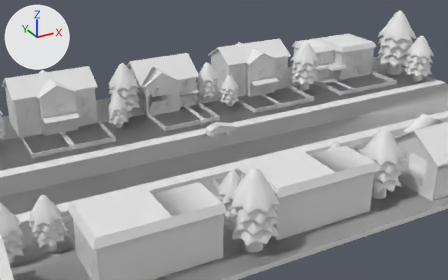
A saved change to the FBX model Assets/3D Models/outside_assets/houses.fbx.
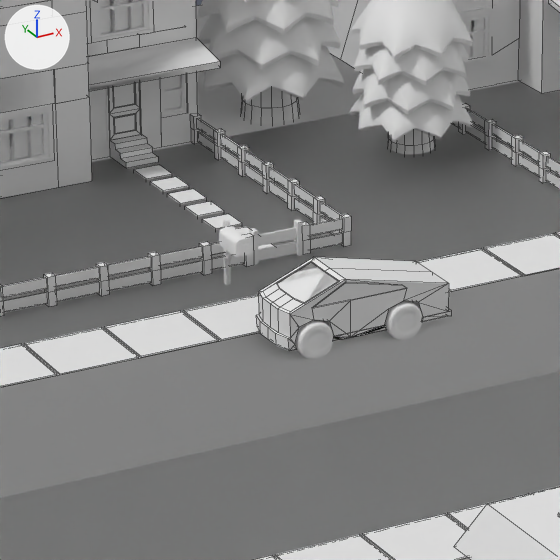
Each version is shown from a camera (50 mm lens) standing at (-82.9, -202.5, 80.1) and looking at (6.8, -39.5, -1.4), then close up on the part from 37% to 56% of the width and 29% to 60% of the height. The axes (+X, +Y, +Z) are drawn at upper left. The lights are the same throughout. The close-ups show mesh edges as thin lines. Where no turn or scale is listed for an object, it has been applied to the vertices. Vertices at the same position are counted once.

The first close-up shows 'House3|roof.002|Dupli|5', 'big_windows', 'car_body', 'fence', 'house', 'house.001', 'lawn', 'road', 'roof', 'sidewalk', 'tree.002|tree_leaves|Dupli|1', 'tree.003|tree_leaves|Dupli|1'.
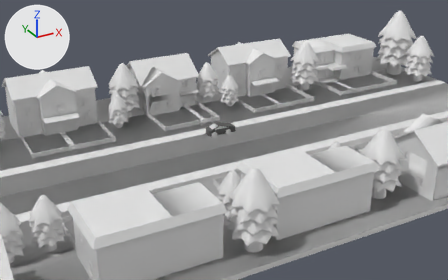
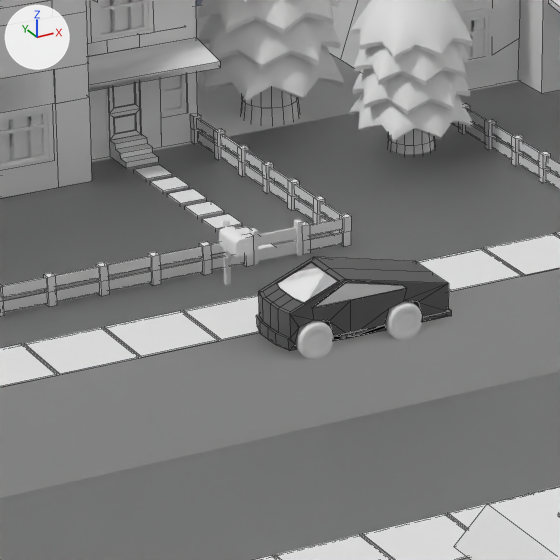
Commit message: temp fix to house hatching

Boxes (x1, y1, x2, y2) around the edits, measured in the close-ups (560 x 560 px):
part 1 of me_cube_074, recoloured (white to grey): (256, 257, 452, 351) in both

The change, as a diff of the scene's bpy script:
```diff
--- a/Assets/3D Models/outside_assets/houses.fbx.py
+++ b/Assets/3D Models/outside_assets/houses.fbx.py
@@ mat_material_001 @@
+mat_material_001 = principled_material('Material.001')
+mat_material_001.base_color = (0.8, 0.8, 0.8)  # white #e7e7e7
@@ mat_material @@
+mat_material = principled_material('Material')
+mat_material.base_color = (0.0956, 0.0956, 0.0956)  # dark grey #575757
@@ me_cube_074 @@
 me_cube_074.from_pydata(...)  # 202 vertices, 172 faces; spans x -3.76..5.84, y -1.79..1.79, z -0.92..2.26
 # used by ob_car_body; location = (5.48, -37.51, 1.54)
+# me_cube_074 part 1: 168 of the faces centred in x -3.76..5.84, y -1.79..1.79, z -0.92..2.21 switch from no material to mat_material (dark grey #575757)
+me_cube_074.materials.append(mat_material_001)  # white #e7e7e7
```
